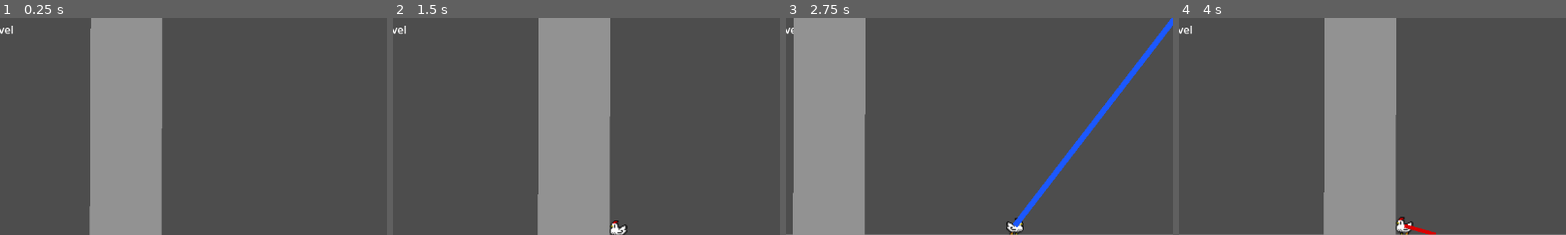
Above: before the commit, frames 1-4 (left to right).
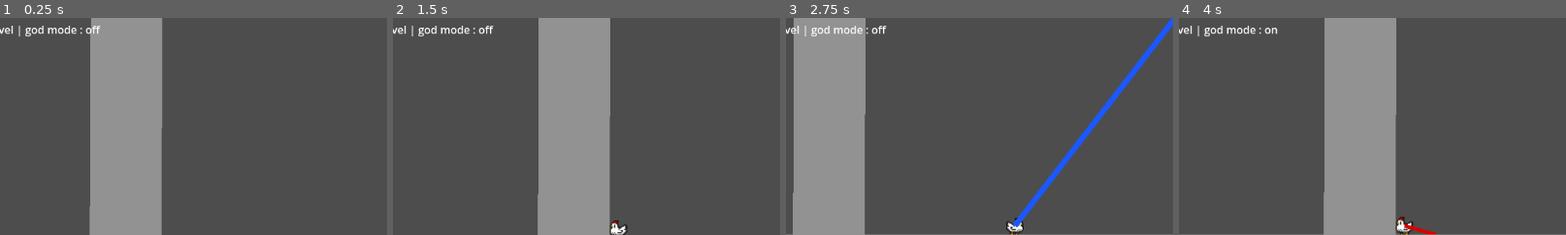
Above: after the commit, the same moments.

Repository: mgi-dev/size-them-up
Game: Godot game, scene res://scenes/levels/base_level.tscn
Same seed, same stepped clock (60 frames per second), same inputs: the game is played once before the commit and once after it.
Inputs (mouse positions are % of the whole screen's width and height, from its top left):
- Up to frame 1 (0.25 s): no input
- Up to frame 2 (1.5 s): move the mouse to (72, 45) at 0.52 s; hold Right mouse button (size_down) 0.53-1.28 s; hold A (player_move_right) from 0.53 s (still down); tap Space (player_jump) at 0.77 s; click (72, 45) at 0.8 s; move the mouse to (30, 55) at 1.27 s; click (30, 55) at 1.35 s
- Up to frame 3 (2.75 s): tap Space (player_jump) at 1.52 s; tap G (toggle_god_mode, bound only after the commit) at 1.55, 2.1 s; tap Enter at 2 s; move the mouse to (60, 28) at 2.02 s; release A (player_move_right) at 2.03 s; hold D (player_move_left) from 2.03 s (still down); hold Right mouse button (size_down) from 2.03 s (still down)
- Up to frame 4 (4 s): move the mouse to (45, 70) at 2.77 s; release D (player_move_left) at 2.78 s; release Right mouse button (size_down) at 2.78 s; hold A (player_move_right) from 2.78 s (still down); right-click (45, 70) at 2.85 s; tap Space (player_jump) at 3.02, 3.77 s; click (45, 70) at 3.05 s; move the mouse to (80, 65) at 3.52 s; press the mouse at (80, 65) at 3.53 s; tap G (toggle_god_mode, bound only after the commit) at 3.8 s
The pictures show only the part of the screen within x 21-71%, y 2-52%; the shares and areas given below are measured in that part.

The runs differ from the first frame. In frame 1, 0.4% of the frame differs, in the area x 4-27%, y 3-9%; in frame 2, 0.4%; in frame 3, 0.4%; in frame 4, 0.4%.

Commit message:
add god mode

Diff:
--- a/autoloads/game_state.gd
+++ b/autoloads/game_state.gd
@@ -2,11 +2,17 @@
 
 # values are true by default to allow scaling in debug mode.
 # if a gauge is present in the scene it will send 0 on_ready()
+var god_mode: bool = false
 var _can_size_up: bool = true
 var _can_size_down: bool = true
 
 func _ready():
 	SignalBus.gauge_changed.connect(on_gauge_changed)
+
+func _physics_process(delta):
+	if Input.is_action_just_pressed("toggle_god_mode"):
+		god_mode = !god_mode
+		print("god mode is ", "on" if god_mode else "off")
 
 
 func on_gauge_changed(percentage: float) -> void:
@@ -22,7 +28,11 @@
 
 
 func can_size_up() -> bool:
+	if god_mode:
+		return true
 	return _can_size_up
 
 func can_size_down() -> bool:
+	if god_mode:
+		return true
 	return _can_size_down
--- a/project.godot
+++ b/project.godot
@@ -47,6 +47,11 @@
 "events": [Object(InputEventKey,"resource_local_to_scene":false,"resource_name":"","device":-1,"window_id":0,"alt_press …(191 unchanged characters)…
 ]
 }
+toggle_god_mode={
+"deadzone": 0.2,
+"events": [Object(InputEventKey,"resource_local_to_scene":false,"resource_name":"","device":-1,"window_id":0,"alt_pressed":false,"shift_pressed":false,"ctrl_pressed":false,"meta_pressed":false,"pressed":false,"keycode":0,"physical_keycode":71,"key_label":0,"unicode":103,"location":0,"echo":false,"script":null)
+]
+}
 
 [physics]
 
--- a/scenes/ui/debug_display/scene_info.gd
+++ b/scenes/ui/debug_display/scene_info.gd
@@ -4,9 +4,11 @@
 
 # Called when the node enters the scene tree for the first time.
 func _ready():
-	info_text.text = get_tree().current_scene.name
+	pass
 
 
 # Called every frame. 'delta' is the elapsed time since the previous frame.
 func _process(delta):
-	pass
+	info_text.text = get_tree().current_scene.name
+	info_text.text += " | god mode : "
+	info_text.text += "on" if GameState.god_mode else "off"
--- a/scenes/ui/debug_display/scene_info.tscn
+++ b/scenes/ui/debug_display/scene_info.tscn
@@ -6,6 +6,7 @@
 script = ExtResource("1_d8j8n")
 
 [node name="Label" type="Label" parent="." unique_id=695345255]
+z_index = 10
 offset_left = -24.0
 offset_top = -16.0
 offset_right = 24.0
--- a/scenes/ui/size_gauge/size_gauge.gd
+++ b/scenes/ui/size_gauge/size_gauge.gd
@@ -16,6 +16,7 @@
 
 
 func fill_the_gauge(amount: float):
+	print("resized by ", amount)
 	if amount > 0:
 		# shape has been sized up, draining the gauge.
 		gauge.value -= abs(amount)
--- a/scenes/ui/size_gauge/size_gauge.tscn
+++ b/scenes/ui/size_gauge/size_gauge.tscn
@@ -3,6 +3,7 @@
 [ext_resource type="Script" uid="uid://cxuso3i0eha0p" path="res://scenes/ui/size_gauge/size_gauge.gd" id="1_mujeh"]
 
 [node name="SizeGauge" type="Node2D" unique_id=1367314203]
+z_index = 10
 script = ExtResource("1_mujeh")
 
 [node name="ProgressBar" type="ProgressBar" parent="." unique_id=250899039]
